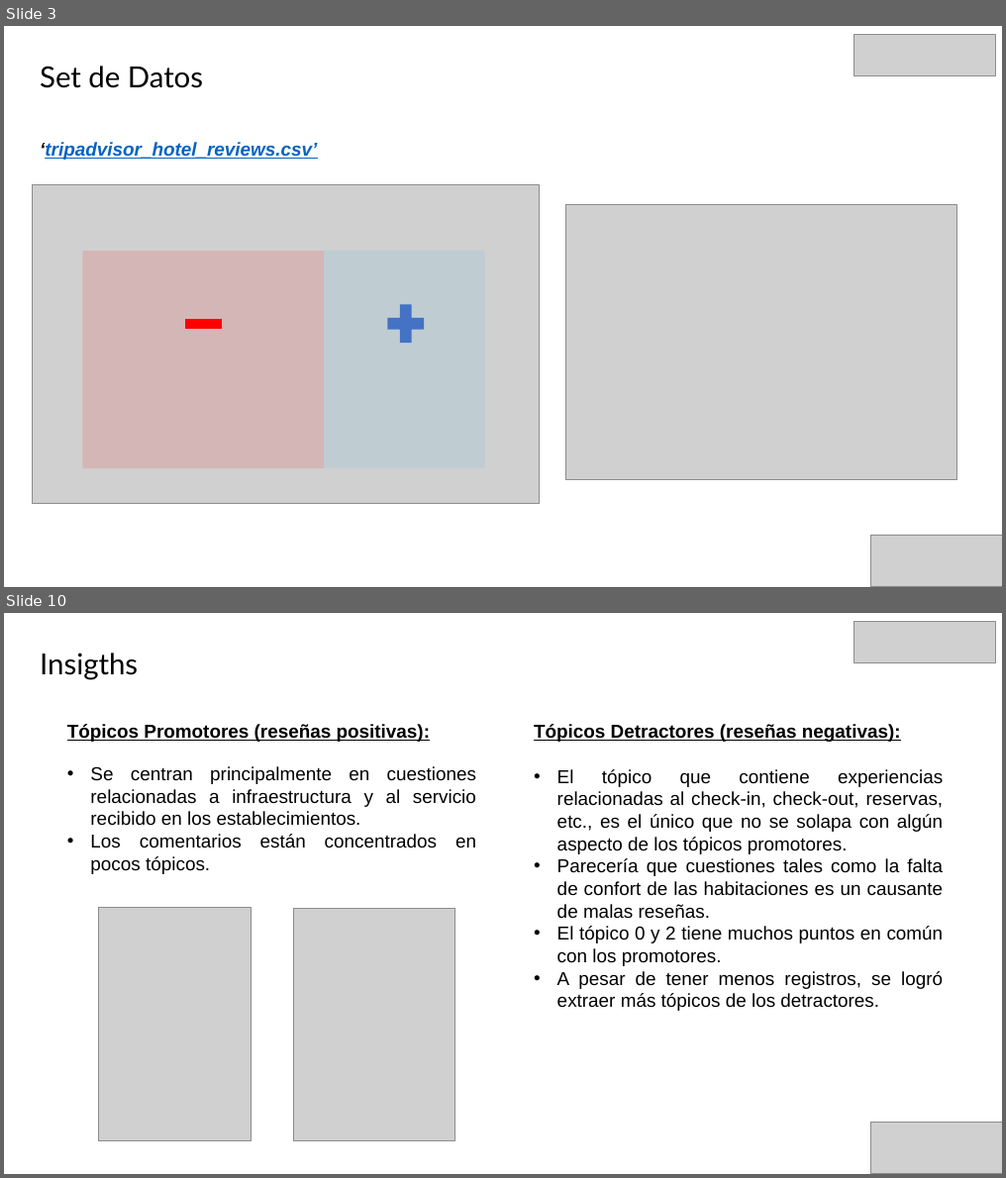
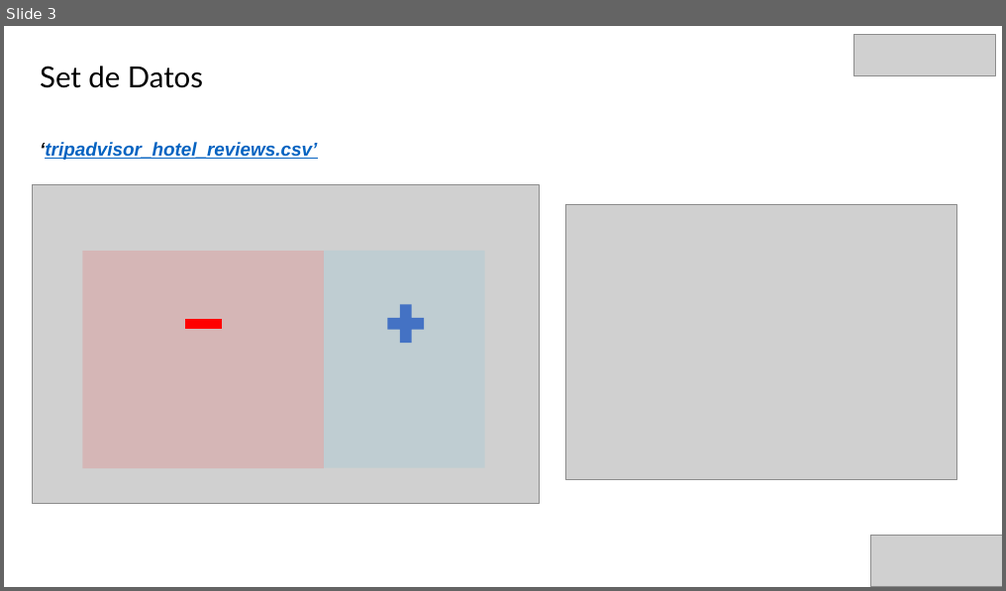
Before and after one commit to john30sg/TripAdvisorTopicModeling, a slide deck: TM_TP0G1_Zanelli_Spena_Sandoval_Biga.pptx. Shown one above the other, each under a label of ours: slides 3 and 10 before the commit, slide 3 after it; the slides between them are not shown. The pictures are 1006x1178 and 1006x591 pixels, drawn with LibreOffice and Linux fonts; fonts in the diff are those of the drawing; grey boxes stand for pictures. Boxes give left, top, right and bottom in pixels: in the first picture for what was removed or moved away, otherwise in the second. Text is boxed around its words. In the diff, an @@ line names an element or a change of style, - is before the commit and + after.

```diff
--- a/TM_TP0G1_Zanelli_Spena_Sandoval_Biga.pptx
+++ b/TM_TP0G1_Zanelli_Spena_Sandoval_Biga.pptx
@@ slide 10 removed at <box>4,613,1002,1174</box>, background #FFFFFF @@
@@ picture removed at <box>854,621,995,663</box> @@
@@ text removed at <box>40,653,138,679</box> @@
-Insigths
@@ text removed at <box>67,724,476,874</box> @@
-Tópicos Promotores (reseñas positivas):
-• Se centran principalmente en cuestiones relacionadas a infraestructura y al servicio recibido en los establecimientos.
-• Los comentarios están concentrados en pocos tópicos.
@@ text removed at <box>534,724,944,1011</box> @@
-Tópicos Detractores (reseñas negativas):
-• El tópico que contiene experiencias relacionadas al check-in, check-out, reservas, etc., es el único que no se solapa con algún aspecto de los tópicos promotores.
-• Parecería que cuestiones tales como la falta de confort de las habitaciones es un causante de malas reseñas.
-• El tópico 0 y 2 tiene muchos puntos en común con los promotores.
-• A pesar de tener menos registros, se logró extraer más tópicos de los detractores.
@@ picture removed at <box>98,908,252,1143</box> @@
@@ picture removed at <box>293,909,454,1143</box> @@
@@ picture removed at <box>871,1122,1002,1174</box> @@
```
Also in this commit, not shown: 1 slide changed, 9 slides added, 10 other slides removed, 2 other files.
